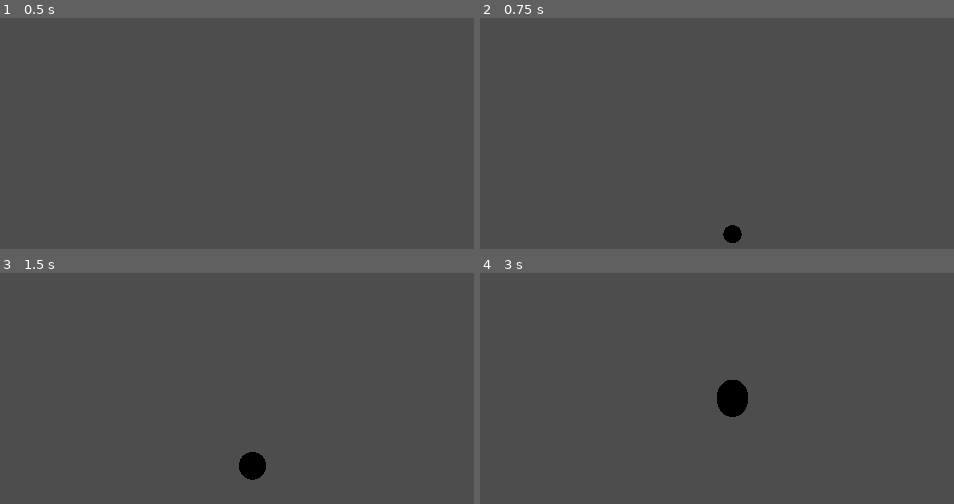
Above: before the commit, frames 1-4 (two rows, left to right).
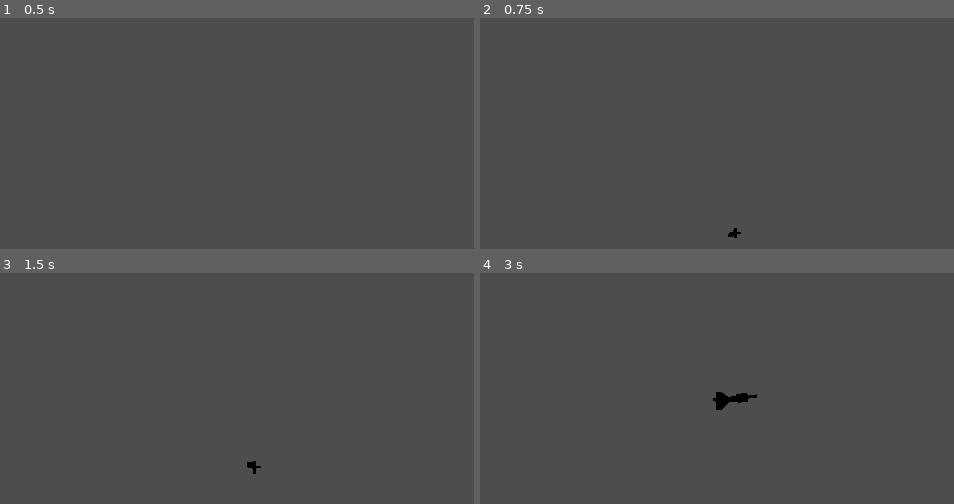
Above: after the commit, the same moments.

Repository: ravewyvern/bad-ideas-game-jam
Game: Godot game, scene res://Scenes/Game.tscn
Two runs of this game, one before a commit and one after it. Both use one fixed random seed, a clock stepped at 60 frames per second and the inputs below.
Inputs (mouse positions are in pixels of both pictures, inside the frame that each line leads up to):
- Up to frame 1 (0.5 s): no input
- Up to frame 2 (0.75 s): tap Enter at 0.5 s; move the mouse to (778, 239) at 0.52 s; press the mouse at (778, 239) at 0.53 s
- Up to frame 3 (1.5 s): tap Space at 1.25 s; move the mouse to (213, 499) at 1.27 s; release the mouse at (213, 499) at 1.28 s; click (213, 499) at 1.35 s
- Up to frame 4 (3 s): tap Enter at 2 s; move the mouse to (750, 490) at 2.02 s; press the mouse at (750, 490) at 2.03 s; tap Space at 2.75 s; move the mouse to (outside the picture) at 2.77 s; release the mouse at (outside the picture) at 2.78 s; click (outside the picture) at 2.85 s

Frame 1 is identical in both runs. In frame 2, 0.2% of the frame differs, in the area x 51-56%, y 89-98%; in frame 3, 0.5%; in frame 4, 0.6%, in the area x 49-59%, y 46-63%.

Commit message:
Added asset for dart projectile

Diff:
--- a/Scenes/Bullet.tscn
+++ b/Scenes/Bullet.tscn
@@ -1,16 +1,17 @@
 [gd_scene format=3 uid="uid://btvchhbuy1n5p"]
 
 [ext_resource type="Script" uid="uid://crgjp3bod45mn" path="res://Scenes/bullet.gd" id="1_vlxeq"]
+[ext_resource type="PackedScene" uid="uid://b5kqrcsnu3uvq" path="res://Assets/Models/dart_projectile.glb" id="2_14k46"]
 
-[sub_resource type="SphereShape3D" id="SphereShape3D_14k46"]
-
-[sub_resource type="SphereMesh" id="SphereMesh_qvus8"]
+[sub_resource type="BoxShape3D" id="BoxShape3D_qvus8"]
+size = Vector3(1.2893066, 0.20758057, 0.17016602)
 
 [node name="Area3D" type="Area3D" unique_id=824319216]
 script = ExtResource("1_vlxeq")
 
 [node name="CollisionShape3D" type="CollisionShape3D" parent="." unique_id=1220154731]
-shape = SubResource("SphereShape3D_14k46")
+transform = Transform3D(1, 0, 0, 0, 1, 0, 0, 0, 1, 0.08728027, -0.007232666, -0.00036621094)
+shape = SubResource("BoxShape3D_qvus8")
 
-[node name="MeshInstance3D" type="MeshInstance3D" parent="." unique_id=787181244]
-mesh = SubResource("SphereMesh_qvus8")
+[node name="blockbench_export" parent="." unique_id=1398169011 instance=ExtResource("2_14k46")]
+transform = Transform3D(1, 0, 0, 0, 1, 0, 0, 0, 1, -0.04465723, -0.5298346, 0)
Binary file added: Assets/Models/dart_projectile.glb
Not shown, added: Assets/Models/dart_projectile.glb.import
Binary file added: Assets/Models/dart_projectile_0.png
Not shown, added: Assets/Models/dart_projectile_0.png.import
